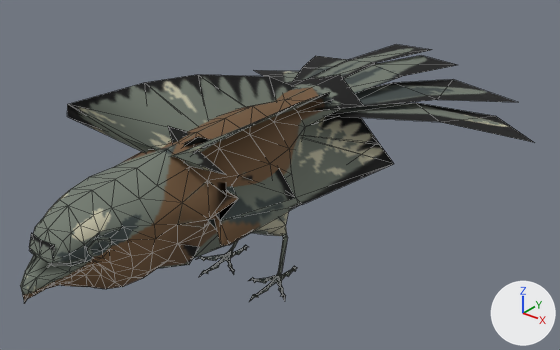
A saved change to the glTF model apps/client/src/props/art-study/source-bird/bird-warm-bib.glb.
Camera for both pictures: a camera (50 mm lens) standing at (0.495, -0.618, 0.486) and looking at (0.004, -0.003, 0.105). Lighting does not change. The marker at lower right points along +X, +Y and +Z. The older version comes first. Mesh edges are drawn as thin lines. Vertices at exactly the same position are counted once.

In view in the first picture: 'bird-warm-bib runtime mesh'.
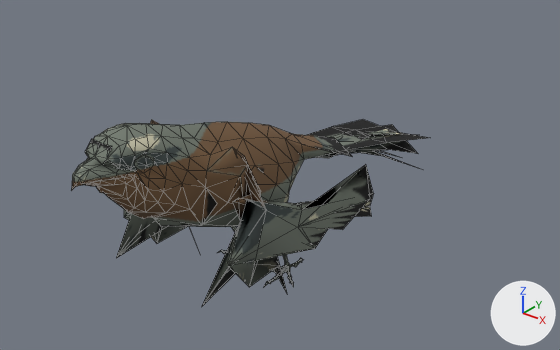
Boxes [x1, y1, x2, y2] around the edits, measured in the pictures (560 x 350 px; the box of a moved part takes in the faces that stretch with it):
'bird-warm-bib runtime mesh', reshaped, moved, rescaled (30% narrower, 28% shorter)
    before: [20, 44, 533, 303]
    after: [71, 119, 428, 306]
part 1 of me_bird_shrike1_002, moved or reshaped
    before: [344, 55, 456, 94]
    after: [347, 149, 419, 169]
part 2 of me_bird_shrike1_002, moved or reshaped
    before: [327, 103, 533, 142]
    after: [338, 132, 428, 150]
part 3 of me_bird_shrike1_002, moved or reshaped
    before: [254, 70, 300, 83]
    after: [307, 119, 395, 141]
part 4 of me_bird_shrike1_002, moved or reshaped (mostly hidden afterwards)
    before: [306, 44, 430, 80]
    after: [377, 150, 398, 157]
part 5 of me_bird_shrike1_002, moved or reshaped
    before: [20, 56, 516, 303]
    after: [71, 120, 418, 306]

What the commit changed:
me_bird_shrike1_002 is used by ob_bird_warm_bib_runtime_mesh; location (0.0, -0.0499, 0.0); scale (3.78, 3.78, 3.78).
me_bird_shrike1_002 had 534 vertices, 996 faces and spanned x -0.056..0.056, y -0.076..0.102, z 0.0..0.061.
me_bird_shrike1_002 now has 534 vertices, 992 faces and spans x -0.024..0.024, y -0.077..0.094, z 0.0..0.071.
me_bird_shrike1_002 part 1: the loose piece of 6 vertices spanning x -0.001..0.014, y 0.028..0.098, z 0.043..0.049 is turned -21.8 degrees about the x axis through its middle, then moved by (0.0, -0.005, -0.023).
me_bird_shrike1_002 part 2: the loose piece of 6 vertices spanning x 0.001..0.056, y 0.023..0.081, z 0.034..0.045 is multiplied about its middle by the matrix ((0.763, -0.645, -0.043), (0.646, 0.762, 0.048), (0.002, -0.064, 0.998)), then moved by (-0.023, 0.006, -0.011).
me_bird_shrike1_002 part 3: the loose piece of 6 vertices spanning x -0.056..-0.001, y 0.023..0.081, z 0.034..0.045 is multiplied about its middle by the matrix ((0.763, 0.645, 0.043), (-0.646, 0.762, 0.048), (-0.002, -0.064, 0.998)), then moved by (0.023, 0.006, -0.011).
me_bird_shrike1_002 part 4: the loose piece of 6 vertices spanning x -0.014..0.001, y 0.028..0.102, z 0.045..0.049 is turned -21.8 degrees about the x axis through its middle, then moved by (0.0, -0.005, -0.023).
me_bird_shrike1_002 part 5: 378 of 534 vertices moved; they spanned x -0.042..0.042, y -0.076..0.097, z 0.001..0.061 and now span x -0.024..0.024, y -0.077..0.094, z 0.001..0.071; mean shift (0.0, -0.003, 0.01); largest move (0.028, -0.039, 0.055) -> (-0.02, -0.012, 0.001).
Object 'bird-warm-bib runtime mesh' (ob_bird_warm_bib_runtime_mesh) moves from (0.0, -0.0499, 0.0) to (0.0, -0.0265, 0.0).
Object 'bird-warm-bib runtime mesh' (ob_bird_warm_bib_runtime_mesh) is rescaled from (3.78, 3.78, 3.78) to (3.24, 3.24, 3.24).
